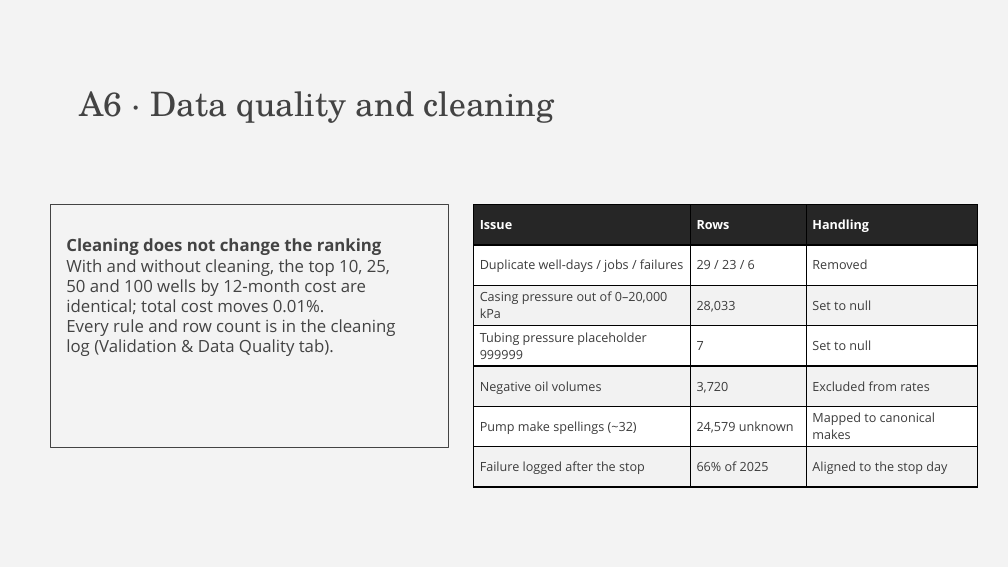
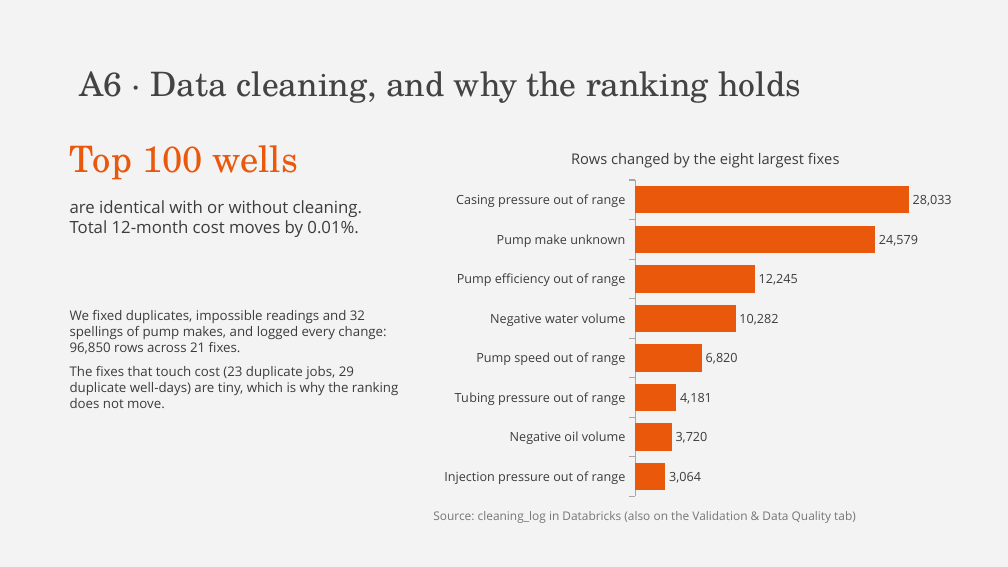
Before and after one commit to Angie629/dsmlc2026, a slide deck: slide 25 of docs/Bad Actors - DSMLC Datathon 2026.pptx. Drawn at 1008x567 pixels with LibreOffice and Linux fonts; fonts in the diff are those of the drawing. Boxes give left, top, right and bottom in pixels: in the first picture for what was removed or moved away, otherwise in the second. Text is boxed around its words. In the diff, an @@ line names an element or a change of style, - is before the commit and + after.

Commit message:
updated slides

```diff
--- a/docs/Bad Actors - DSMLC Datathon 2026.pptx
+++ b/docs/Bad Actors - DSMLC Datathon 2026.pptx
@@ title at box(80, 71, 801, 103): text changed @@
-A6 · Data quality and cleaning
+A6 · Data cleaning, and why the ranking holds
@@ text added at box(70, 145, 298, 180), 26 pt, text #EA580C @@
+Top 100 wells
@@ bar chart added at box(433, 131, 978, 504) @@
+title "Rows changed by the eight largest fixes"
+categories: Casing pressure out of range, Pump make unknown, Pump efficiency out of range, Negative water volume, Pump speed out of range, Tubing pressure out of range, Negative oil volume, Injection pressure out of range
+Series 1: 28033, 24579, 12245, 10282, 6820, 4181, 3720, 3064
@@ rectangle removed at box(50, 205, 449, 449) @@
@@ text at box(70, 200, 362, 237): text changed; text colour #434343 to #3C3C3C @@
-Cleaning does not change the ranking
-With and without cleaning, the top 10, 25, 50 and 100 wells by 12-month cost are identical; total cost moves 0.01%.
-Every rule and row count is in the cleaning log (Validation & Data Quality tab).
+are identical with or without cleaning. Total 12-month cost moves by 0.01%.
@@ table removed at box(474, 205, 978, 487), 7 rows, 3 columns @@
-Issue | Rows | Handling
-Duplicate well-days / jobs / failures | 29 / 23 / 6 | Removed
-Casing pressure out of 0–20,000 kPa | 28,033 | Set to null
-Tubing pressure placeholder 999999 | 7 | Set to null
-Negative oil volumes | 3,720 | Excluded from rates
-Pump make spellings (~32) | 24,579 unknown | Mapped to canonical makes
-Failure logged after the stop | 66% of 2025 | Aligned to the stop day
@@ text added at box(70, 310, 398, 408), 9.5 pt, text #3C3C3C @@
+We fixed duplicates, impossible readings and 32 spellings of pump makes, and logged every change: 96,850 rows across 21 fixes.
+The fixes that touch cost (23 duplicate jobs, 29 duplicate well-days) are tiny, which is why the ranking does not move.
@@ text added at box(433, 511, 856, 523), 8.5 pt, text #767676 @@
+Source: cleaning_log in Databricks (also on the Validation & Data Quality tab)
```
Also in this commit, not shown: 5 other slides changed, 1 other file.
